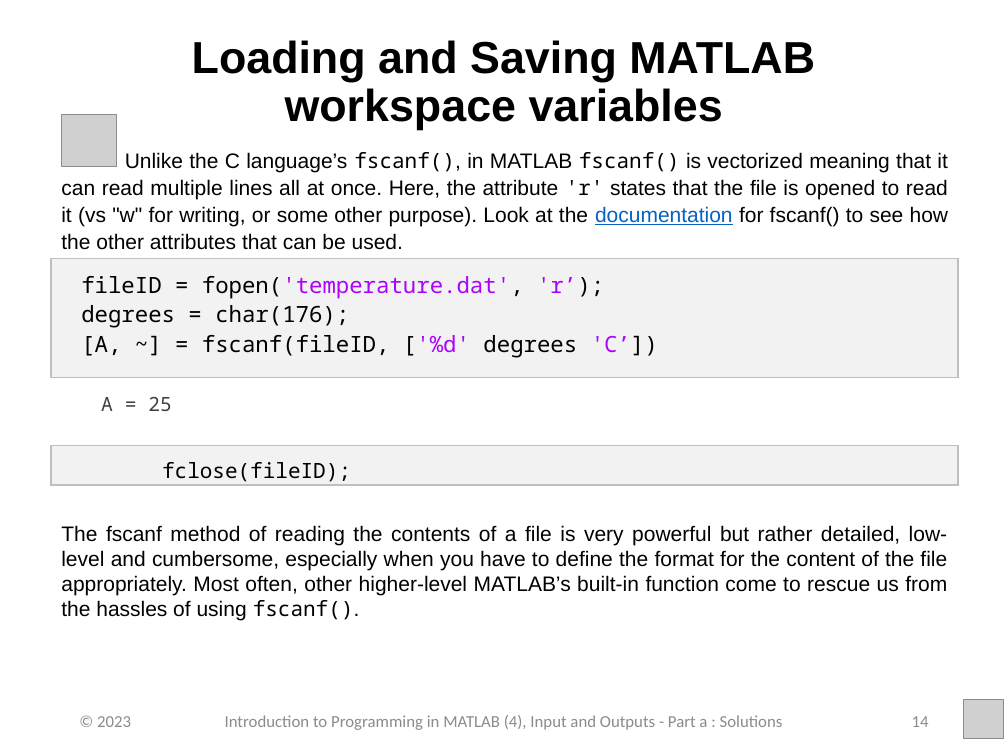
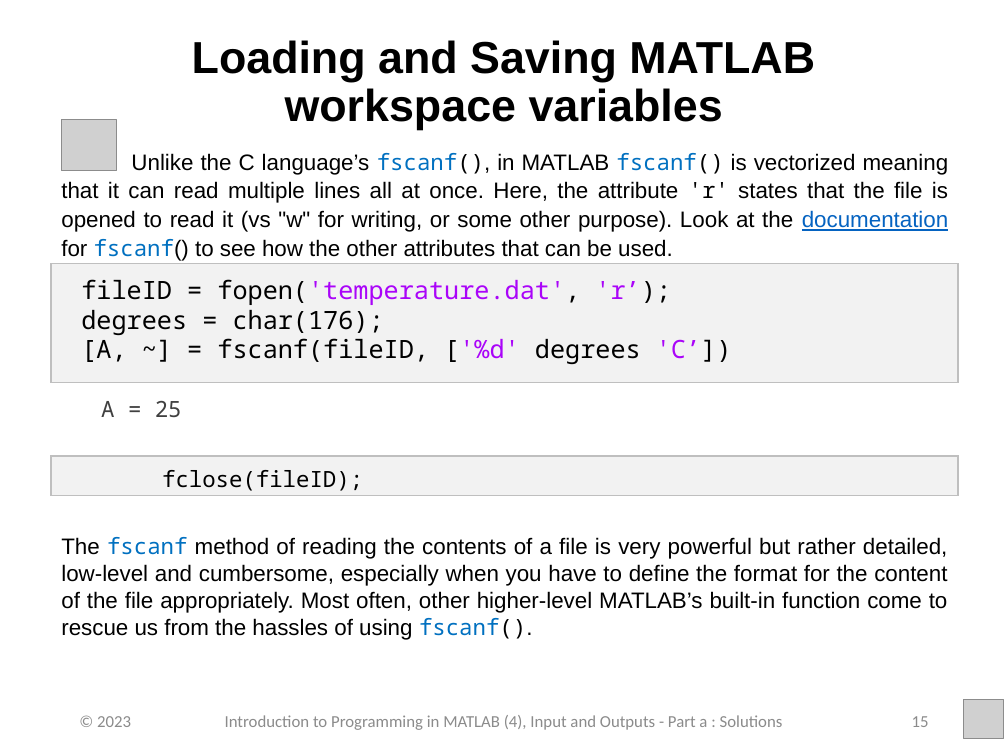
Before and after one commit to jedekoru/Introduction-to-Programming-in-MATLAB, a slide deck: slide 15 of Week 4 - Inputs and Outputs/PowerPoint Presentations/Week_4_Part_1_Inputs_and_Outputs.pptx (slide 14 before the commit). Drawn at 1008x756 pixels with LibreOffice and Linux fonts; fonts in the diff are those of the drawing; grey boxes stand for pictures. Boxes give left, top, right and bottom in pixels: in the first picture for what was removed or moved away, otherwise in the second. Text is boxed around its words. In the diff, an @@ line names an element or a change of style, - is before the commit and + after.

Commit message:
update content

```diff
--- a/Week 4 - Inputs and Outputs/PowerPoint Presentations/Week_4_Part_1_Inputs_and_Outputs.pptx
+++ b/Week 4 - Inputs and Outputs/PowerPoint Presentations/Week_4_Part_1_Inputs_and_Outputs.pptx
@@ picture moved from (x1=61, y1=115, x2=116, y2=166) to (x1=61, y1=119, x2=116, y2=170) @@
@@ text "Unlike the C language’s fscanf(), ..." at (x1=61, y1=153, x2=949, y2=640): size 15 to 16 pt in "Unlike the C language’s fscanf(), in MATLAB ...", "fclose(fileID);", "The fscanf method of reading the contents ..."; font Arial to Noto Sans Mono in "fscanf()", "fscanf"; text colour #000000 to #0070C0 in "fscanf(), fscanf() fscanf()", "fscanf fscanf()."; size 16 to 18 pt in "fileID = fopen('temperature.dat', 'r’);", "degrees = char(176);", "[A, ~] = fscanf(fileID, ['%d' degrees 'C’])"; size 14 to 16 pt in "A = 25" @@
@@ rectangle moved from (x1=51, y1=258, x2=959, y2=377) to (x1=51, y1=264, x2=959, y2=383) @@
@@ rectangle moved from (x1=51, y1=446, x2=959, y2=485) to (x1=51, y1=456, x2=959, y2=495) @@
@@ page number at (x1=912, y1=716, x2=929, y2=727): text changed @@
-14
+15
```
Also in this commit, not shown: 14 other slides changed, 1 slide added, 42 other files.
